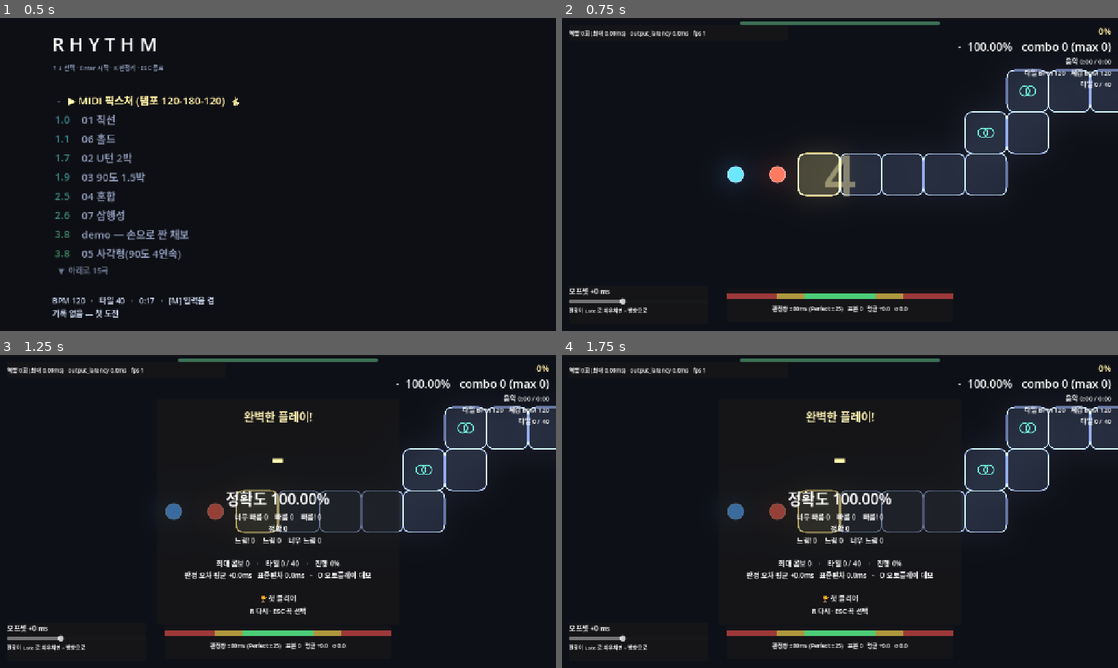
Above: before the commit, frames 1-4 (two rows, left to right).
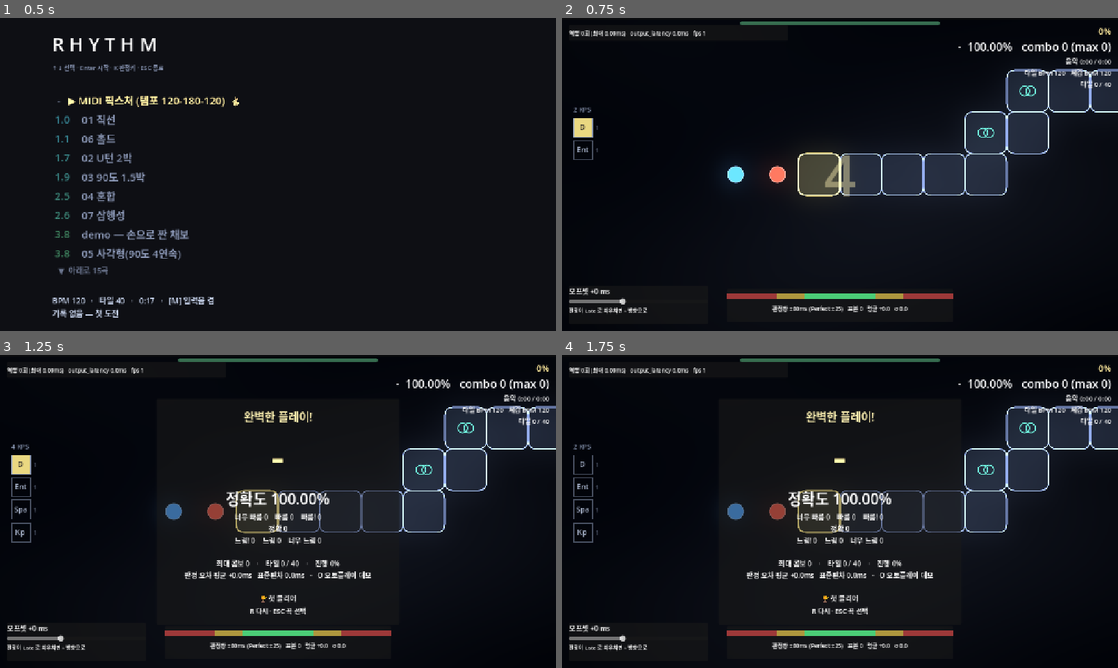
Above: after the commit, the same moments.

Repository: gook-lab/rhythm-godot
Game: Godot game, scene res://scenes/SongSelect.tscn
Two runs of this game, one before a commit and one after it. Both use one fixed random seed, a clock stepped at 60 frames per second and the inputs below. Sound files missing from this copy of the repository are replaced by a short silence.
Inputs (mouse positions are in pixels of both pictures, inside the frame that each line leads up to):
- Up to frame 1 (0.5 s): no input
- Up to frame 2 (0.75 s): tap Enter at 0.5, 0.6 s; move the mouse to (962, 158) at 0.52 s; hold D from 0.53 s (still down); click (962, 158) at 0.67 s
- Up to frame 3 (1.25 s): keep holding D; tap Space at 0.77, 1.07 s; tap Keypad Enter at 0.8 s
- Up to frame 4 (1.75 s): move the mouse to (728, 527) at 1.27 s; release D at 1.28 s; hold Down from 1.28 s (still down); tap Keypad Enter at 1.35 s; click (728, 527) at 1.42 s; tap Space at 1.52 s; tap K at 1.55 s

Frame 1 is identical in both runs. In frame 2, 0.3% of the frame differs, in the area x 2-7%, y 28-46%; in frame 3, 0.5%, in the area x 2-7%, y 28-60%; in frame 4, 0.3%.

Commit message:
feat(ui/vfx): 타건 키뷰어(왼쪽) + 비트 동기 배경 셰이더
- KeyViewer(얼불춤 커뮤니티 KeyViewer 모드의 우리 판): 판정키 타일이
  누르면 켜지고, 키별 타수·최근 1초 KPS 표시. 기본 바인딩(전부 판정키)
  은 처음 눌린 순서로 슬롯 생성(최대 8), K 바인딩 시 그 키들을 고정 배치.
  데이터는 Main 이 먹인다 — 실입력은 판정키 필터 통과분만(ESC·R 깜빡임
  방지), 리플레이·오토는 키 이벤트가 없어 _apply_press 가 유일한 소스
  (탭 플래시 110ms, 홀드는 sustain 으로 승격).
- 배경: 사인 3겹 드리프트 + 정박 지수감쇠 고동 + Perfect 플래시 + 비네트
  (shaders/background.gdshader, 에셋 0개 원칙). 위상은 AudioClock 파생 —
  배경이 스스로 시간을 세면 일시정지·시크에서 박자를 방해한다.
  틴트 = 곡 난이도 색(SongSelect 램프 공유), 에너지 = 콤보.
- 테스트: 단위 194 · Smoke/Auto/Replay/Hold/Input 전부 PASS

Diff:
--- a/scenes/Main.tscn
+++ b/scenes/Main.tscn
@@ -10,6 +10,11 @@
 [ext_resource type="Resource" path="res://charts/song140.tres" id="7_chart"]
 [ext_resource type="AudioStream" path="res://assets/hit.wav" id="10_hit"]
 [ext_resource type="AudioStream" path="res://assets/miss.wav" id="11_miss"]
+[ext_resource type="Shader" path="res://shaders/background.gdshader" id="12_bgsh"]
+[ext_resource type="Script" path="res://scripts/KeyViewer.gd" id="13_kv"]
+
+[sub_resource type="ShaderMaterial" id="BgMat_1"]
+shader = ExtResource("12_bgsh")
 
 [sub_resource type="Environment" id="Env_1"]
 background_mode = 3
@@ -27,6 +32,14 @@
 [node name="WorldEnvironment" type="WorldEnvironment" parent="."]
 environment = SubResource("Env_1")
 
+[node name="Background" type="CanvasLayer" parent="."]
+layer = -10
+
+[node name="BgRect" type="ColorRect" parent="Background"]
+material = SubResource("BgMat_1")
+anchor_right = 1.0
+anchor_bottom = 1.0
+
 [node name="World" type="Node2D" parent="."]
 
 [node name="Camera2D" type="Camera2D" parent="World"]
@@ -69,6 +82,13 @@
 script = ExtResource("5_score")
 
 [node name="UI" type="CanvasLayer" parent="."]
+
+[node name="KeyViewer" type="Control" parent="UI"]
+anchor_top = 0.5
+anchor_bottom = 0.5
+offset_left = 26.0
+offset_top = -130.0
+script = ExtResource("13_kv")
 
 [node name="SongProgress" type="ProgressBar" parent="UI"]
 anchor_right = 1.0
--- /dev/null
+++ b/scripts/KeyViewer.gd
@@ -0,0 +1,114 @@
+extends Control
+
+## 타건 UI (얼불춤 커뮤니티 KeyViewer 모드의 우리 판).
+## 화면 왼쪽에 판정키 타일을 세로로 쌓고, 누르면 켜지고 떼면 꺼진다.
+## 키별 타수와 최근 1초 KPS 를 같이 보여준다 — 양손 교타에서 어느 손이
+## 노는지, 순간 몇 타까지 올라가는지가 손맛 계측의 일부다.
+##
+## 데이터는 스스로 줍지 않고 Main 이 먹인다(note_*). 이유:
+## - 실입력은 Main._input 의 판정키 필터를 통과한 것만 의미가 있다
+##   (ESC·R 이 깜빡이면 잡음이다).
+## - 리플레이·오토는 키 이벤트가 아예 없어서 _apply_press 가 유일한 소스다.
+##
+## 기본 바인딩(비어 있음 = 전부 판정키)에서는 보여줄 키 목록이 정해져 있지
+## 않다 — 처음 눌린 순서대로 슬롯을 만들고 MAX_KEYS 에서 자른다.
+## 곡 선택 K 메뉴로 바인딩했으면 그 키들을 처음부터 깔아 둔다.
+
+const MAX_KEYS := 8
+const BOX := 44.0
+const GAP := 8.0
+const TAP_FLASH_MS := 110.0   # 리플레이·오토 탭의 표시 시간(뗌 이벤트가 없다)
+
+var _order: Array[int] = []     # 표시 순서 (첫 사용 순)
+var _held := {}                 # keycode -> true
+var _until := {}                # keycode -> 자동 소등 시각 (탭 전용, ms)
+var _count := {}                # keycode -> 누적 타수
+var _times: Array[float] = []   # 최근 누름 시각들 (KPS)
+
+
+func _ready() -> void:
+	mouse_filter = Control.MOUSE_FILTER_IGNORE
+	for c in Records.bound_keys:
+		_ensure_slot(int(c))
+
+
+func _process(_d: float) -> void:
+	var now := float(Time.get_ticks_msec())
+	for k in _until.keys():
+		if now >= float(_until[k]):
+			_held.erase(k)
+			_until.erase(k)
+	while _times.size() > 0 and now - _times[0] > 1000.0:
+		_times.remove_at(0)
+	queue_redraw()
+
+
+func _ensure_slot(code: int) -> void:
+	if code in _order or _order.size() >= MAX_KEYS:
+		return
+	_order.append(code)
+	_count[code] = int(_count.get(code, 0))
+
+
+## 실입력의 누름. 뗌(note_release)이 따로 온다.
+func note_press(code: int) -> void:
+	_ensure_slot(code)
+	_held[code] = true
+	_until.erase(code)
+	_count[code] = int(_count.get(code, 0)) + 1
+	_times.append(float(Time.get_ticks_msec()))
+
+
+func note_release(code: int) -> void:
+	_held.erase(code)
+	_until.erase(code)
+
+
+## 리플레이·오토의 탭 — 뗌 이벤트가 없으므로 잠깐 켰다 끈다.
+## 홀드가 시작되면 Main 이 곧바로 note_press 로 승격시킨다.
+func note_tap(code: int) -> void:
+	note_press(code)
+	_until[code] = float(Time.get_ticks_msec()) + TAP_FLASH_MS
+
+
+## 탭 플래시(자동 소등)를 '누르고 있음'으로 승격한다 — 리플레이·오토의
+## 홀드 시작. 소등은 note_release(홀드 뗌 경로)가 맡는다.
+func sustain(code: int) -> void:
+	_until.erase(code)
+
+
+func reset() -> void:
+	_held.clear()
+	_until.clear()
+	_count.clear()
+	_times.clear()
+	# 바인딩 키는 슬롯을 유지한다 — 판마다 배치가 바뀌면 눈이 못 따라간다.
+	if Records.bound_keys.is_empty():
+		_order.clear()
+	for c in Records.bound_keys:
+		_ensure_slot(int(c))
+
+
+func _draw() -> void:
+	var font := ThemeDB.fallback_font
+	var y := 0.0
+	# KPS — 최근 1초 누름 수. 표본이 없으면 0.
+	draw_string(font, Vector2(0, -14), "%d KPS" % _times.size(),
+		HORIZONTAL_ALIGNMENT_LEFT, BOX + 34.0, 15,
+		Color(0.62, 0.68, 0.8, 0.9))
+	for code in _order:
+		var r := Rect2(0, y, BOX, BOX)
+		var held: bool = _held.has(code)
+		if held:
+			draw_rect(r, Color(1.0, 0.92, 0.55, 0.92))
+		draw_rect(r, Color(0.62, 0.68, 0.8, 0.85 if held else 0.45), false, 2.0)
+		var name := OS.get_keycode_string(code)
+		if name.length() > 3:
+			name = name.substr(0, 3)
+		var fg := Color(0.1, 0.1, 0.12) if held else Color(0.75, 0.8, 0.9, 0.9)
+		draw_string(font, Vector2(0, y + BOX * 0.62), name,
+			HORIZONTAL_ALIGNMENT_CENTER, BOX, 17, fg)
+		draw_string(font, Vector2(BOX + 7.0, y + BOX * 0.62),
+			str(int(_count.get(code, 0))),
+			HORIZONTAL_ALIGNMENT_LEFT, 60.0, 13, Color(0.55, 0.6, 0.72, 0.85))
+		y += BOX + GAP
--- a/scripts/Main.gd
+++ b/scripts/Main.gd
@@ -59,6 +59,8 @@
 @onready var _camera: Camera2D = $World/Camera2D
 @onready var _planets: PlanetPair = $World/PlanetPair
 @onready var _popup: Label = $World/JudgmentPopup
+@onready var _keyviewer = $UI/KeyViewer
+@onready var _bg_mat: ShaderMaterial = $Background/BgRect.material
 @onready var _judge: Judge = $Judge
 @onready var _score: Score = $Score
 @onready var _offset_slider: HSlider = $UI/CalibrationPanel/VBox/OffsetSlider
@@ -219,6 +221,11 @@
 	_hold_tile = -1
 	_replay_idx = 0
 	_outro = false
+	_keyviewer.reset()
+	_bg_flash = 0.0
+	if _bg_mat != null:
+		_bg_mat.set_shader_parameter("tint",
+			_SELECT._diff_color(chart.difficulty))
 	if not _replay_mode:
 		_rec = []
 	_popup.text = ""
@@ -321,6 +328,9 @@
 	if _shake > 0.01:
 		_shake_t += delta
 		_shake = maxf(0.0, _shake - delta * SHAKE_DECAY)
+
+	_bg_flash = maxf(0.0, _bg_flash - delta * 3.5)
+	_update_background()
 
 	if _paused or _finished or not AudioClock.is_warm():
 		return
@@ -464,6 +474,7 @@
 	# '뗌'은 홀드에서만 의미가 있다. pressed 필터보다 먼저 봐야 한다 —
 	# 아래로 내려가면 not k.pressed 에서 통째로 버려진다.
 	if not k.pressed:
+		_keyviewer.note_release(k.keycode)
 		# 리플레이 중 실제 손이 키를 떼도 재생 중인 홀드를 끊으면 안 된다.
 		if _hold_tile >= 0 and k.keycode == _hold_key and not _replay_mode:
 			_release_hold(AudioClock.judged_ms() - _hold_end_ms)
@@ -517,6 +528,7 @@
 			return
 	elif k.keycode in Records.NEVER_JUDGE:
 		return
+	_keyviewer.note_press(k.keycode)
 	# 입력 즉시 히트사운드 — 판정보다 빠른 피드백. 곡의 클릭과 내 입력음의
 	# 어긋남이 곧 내 오차라서, 이게 손맛 캘리브레이션의 핵심 도구다.
 	# 실제 음악에서는 타일이 멜로디 온셋 위라 겹쳐 들린다 — 곡 선택 화면 M 키로 끈다.
@@ -583,8 +595,10 @@
 ## 밟기의 공통 코어. 실입력(_input)과 리플레이가 같은 경로를 탄다 —
 ## 갈라두면 언젠가 한쪽만 고쳐져 리플레이가 거짓말을 하게 된다.
 func _apply_press(tapped: int, delta: float, keycode: int) -> void:
-	if (_replay_mode or _auto_mode) and Records.sfx_enabled:
-		_hitsound.play()   # 실입력은 _input 이 이미 냈다(판정 전 즉시 피드백)
+	if _replay_mode or _auto_mode:
+		_keyviewer.note_tap(keycode)   # 키 이벤트가 없는 유일한 입력 소스
+		if Records.sfx_enabled:
+			_hitsound.play()   # 실입력은 _input 이 이미 냈다(판정 전 즉시 피드백)
 	_judge.judge_input(delta, tapped)
 	if not _replay_mode and not _auto_mode:
 		_rec.append(["p", tapped, delta])
@@ -596,6 +610,8 @@
 	if orbits > 0.0:
 		_hold_tile = tapped
 		_hold_key = keycode
+		if _replay_mode or _auto_mode:
+			_keyviewer.sustain(keycode)   # 탭 플래시를 홀드 지속으로 승격
 		_hold_end_ms = _hit_times[tapped] + ChartRuntime.hold_beats_at(chart, tapped) \
 			* (60000.0 / chart.bpm) / ChartRuntime.speed_mult_at(chart, tapped)
 
@@ -643,6 +659,7 @@
 ## 리듬이 된다. 판정 수가 하나 늘어나므로 _judged_total 도 홀드를 두 번 센다.
 func _release_hold(delta: float) -> void:
 	var tile := _hold_tile
+	_keyviewer.note_release(_hold_key)
 	_hold_tile = -1
 	if not AudioClock.is_warm() or _finished:
 		return
@@ -659,6 +676,13 @@
 
 
 var _prev_combo := 0
+
+## Perfect 순간 배경이 잠깐 밝아졌다 감쇠한다(셰이더 flash 유니폼).
+var _bg_flash := 0.0
+
+## 난이도 색 램프는 곡 선택과 같은 정의를 쓴다 — 배경 틴트가 목록의
+## 난이도 색과 같아야 '이 곡의 색'으로 읽힌다.
+const _SELECT := preload("res://scripts/SongSelect.gd")
 var _go_until := 0.0
 var _paused := false
 
@@ -669,6 +693,23 @@
 		Judge.Verdict.EARLY_PERFECT, Judge.Verdict.LATE_PERFECT: return Color(0.78, 1.12, 0.52)
 		Judge.Verdict.VERY_EARLY, Judge.Verdict.VERY_LATE: return Color(1.15, 0.95, 0.44)
 		_: return Color(1.20, 0.39, 0.39)
+
+
+## 배경 셰이더에 비트 위상·에너지를 먹인다. 배경이 스스로 시간을 세지
+## 않는 이유: 일시정지·시크에서 음악과 어긋난 채 혼자 고동치면 박자를
+## 방해한다 — 위상은 항상 AudioClock 에서 파생한다.
+func _update_background() -> void:
+	if _bg_mat == null:
+		return
+	var phase := 0.9   # 재생 밖(일시정지·결과)에서는 고동 끝자락에 고정
+	if not _paused and not _finished and AudioClock.is_warm() \
+			and _hit_times.size() > 1:
+		var spb := 60000.0 / chart.bpm
+		phase = fposmod(AudioClock.judged_ms() - _hit_times[0], spb) / spb
+	_bg_mat.set_shader_parameter("beat_phase", phase)
+	_bg_mat.set_shader_parameter("energy",
+		clampf(_score.combo / 40.0, 0.0, 1.0))
+	_bg_mat.set_shader_parameter("flash", _bg_flash)
 
 
 func _on_judged(v: Judge.Verdict, delta_ms: float, tile: int) -> void:
@@ -686,8 +727,10 @@
 	match v:
 		Judge.Verdict.PERFECT:
 			_planets.flash(vc)
+			_bg_flash = 1.0
 		Judge.Verdict.EARLY_PERFECT, Judge.Verdict.LATE_PERFECT:
 			_planets.flash(vc)
+			_bg_flash = 0.6
 		Judge.Verdict.VERY_EARLY, Judge.Verdict.VERY_LATE:
 			_planets.flash(vc)
 		_:
--- /dev/null
+++ b/shaders/background.gdshader
@@ -0,0 +1,38 @@
+shader_type canvas_item;
+
+// 비트 동기 배경. 커뮤니티 관용구(godotshaders 의 pulse 계열 + Beatnik 류
+// 리듬게임 배경)를 우리 식으로 조합했다 — 노이즈 텍스처 없이 사인 겹침만
+// 쓰는 이유: 에셋 0개 원칙(README '곡을 왜 만들어 쓰나'와 같은 철학)이고,
+// 이 정도 저주파 배경은 사인 3겹이면 충분하다.
+//
+// 파라미터는 전부 Main 이 프레임마다 주입한다(AudioClock 비트 위상 등).
+// 배경이 스스로 시간을 세지 않는 이유: 일시정지·리플레이·시크에서
+// 음악과 어긋난 채 혼자 고동치면 오히려 박자를 방해한다.
+uniform float beat_phase : hint_range(0.0, 1.0) = 0.0;   // 0 = 정박
+uniform float energy : hint_range(0.0, 1.0) = 0.0;        // 콤보·진행 기반
+uniform float flash : hint_range(0.0, 1.0) = 0.0;         // Perfect 순간 감쇠
+uniform vec3 tint : source_color = vec3(0.35, 0.55, 0.85); // 곡 난이도 색
+
+void fragment() {
+	vec2 p = UV * 2.0 - 1.0;
+	float t = TIME * 0.045;
+
+	// 느리게 흐르는 띠 3겹 — 서로 소인 주파수라 반복이 눈에 안 잡힌다.
+	float w = sin(p.x * 2.3 + t * 2.0 + sin(p.y * 1.7 + t * 2.6) * 1.3)
+		+ sin(p.y * 3.1 - t * 1.4 + sin(p.x * 2.9 - t * 1.9) * 1.1)
+		+ sin((p.x + p.y) * 1.9 + t * 3.1);
+	w = w / 6.0 + 0.5;
+
+	// 정박에서 확 밝았다가 지수 감쇠 — 콤보가 붙을수록 고동이 깊어진다.
+	float pulse = exp(-5.0 * beat_phase) * (0.05 + 0.16 * energy);
+	float radial = 1.0 - clamp(length(p) * 0.75, 0.0, 1.0);
+
+	vec3 base = vec3(0.030, 0.036, 0.055);
+	vec3 col = base
+		+ tint * (w * 0.055 + pulse * radial)
+		+ tint * flash * 0.10 * radial;
+
+	// 비네트 — 가장자리를 눌러 경로·행성 대비를 지킨다.
+	col *= 1.0 - 0.38 * clamp(length(p) - 0.35, 0.0, 1.0);
+	COLOR = vec4(col, 1.0);
+}
Not shown: 1 places in scenes/Main.tscn that only renumber resources
Not shown, added: scripts/KeyViewer.gd.uid
Not shown, added: shaders/background.gdshader.uid
